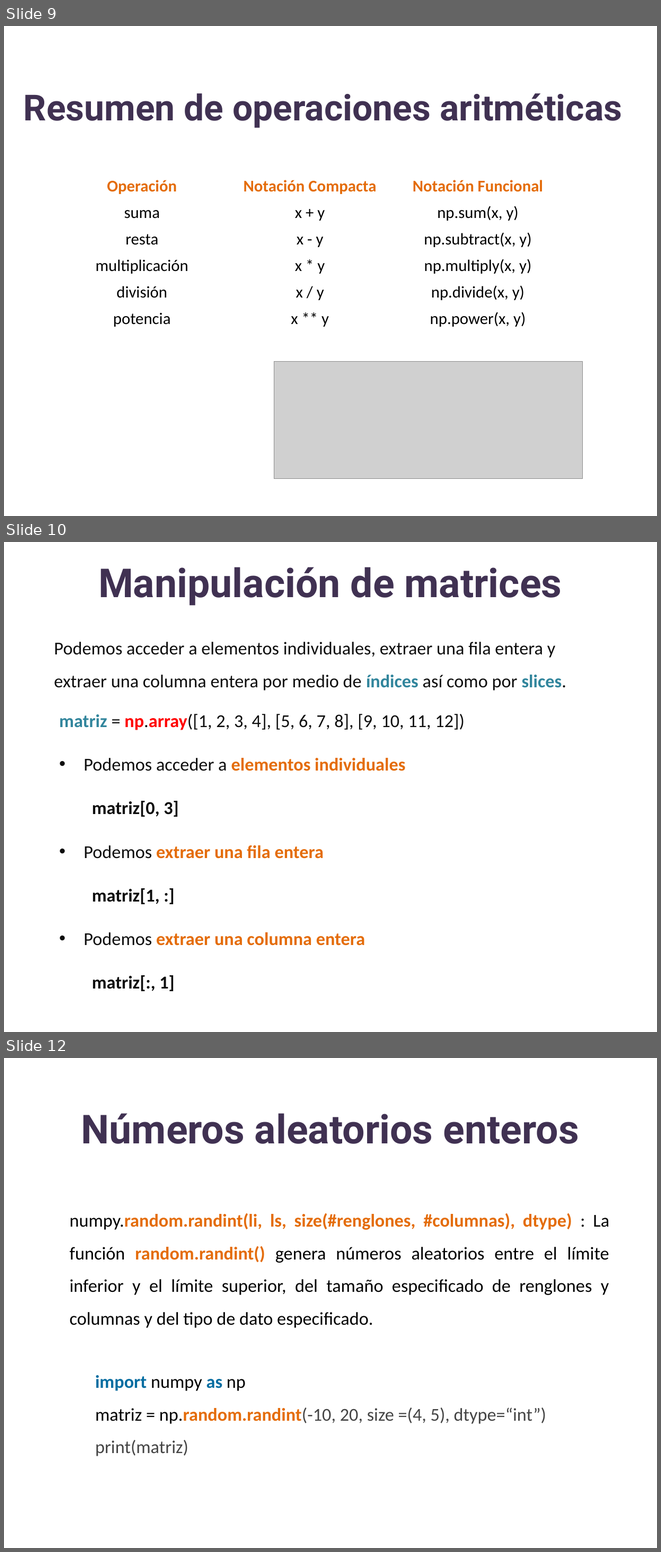
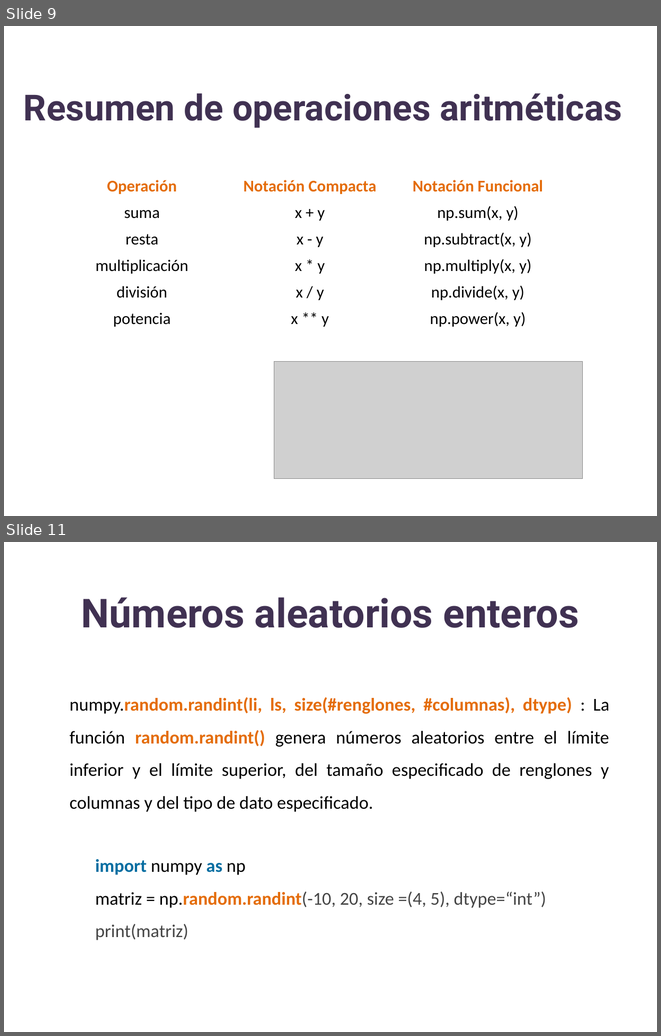
Before and after one commit to lizetheP/Analitica, a slide deck: CalendarioAgo24/presentaciones/22_Matrices.pptx. Shown one above the other, each under a label of ours: slides 9, 10 and 12 before the commit, slides 9 and 11 after it; the slides between them are not shown. The pictures are 661x1552 and 661x1036 pixels, drawn with LibreOffice and Linux fonts; fonts in the diff are those of the drawing; grey boxes stand for pictures. Boxes give left, top, right and bottom in pixels: in the first picture for what was removed or moved away, otherwise in the second. Text is boxed around its words. In the diff, an @@ line names an element or a change of style, - is before the commit and + after.

```diff
--- a/CalendarioAgo24/presentaciones/22_Matrices.pptx
+++ b/CalendarioAgo24/presentaciones/22_Matrices.pptx
@@ slide 10 removed at (4,542,657,1032), background #FFFFFF @@
@@ title removed at (98,567,562,606) @@
-Manipulación de matrices
@@ text removed at (54,642,566,690) @@
-Podemos acceder a elementos individuales, extraer una fila entera y extraer una columna entera por medio de índices así como por slices.
@@ text removed at (59,714,465,991) @@
-matriz = np.array([1, 2, 3, 4], [5, 6, 7, 8], [9, 10, 11, 12])
-• Podemos acceder a elementos individuales
-  matriz[0, 3]
-• Podemos extraer una fila entera
-  matriz[1, :]
-• Podemos extraer una columna entera
-  matriz[:, 1]
@@ what was slide 12 is now slide 11 @@
```
Also in this commit, not shown: 1 slide changed, 2 other files.
